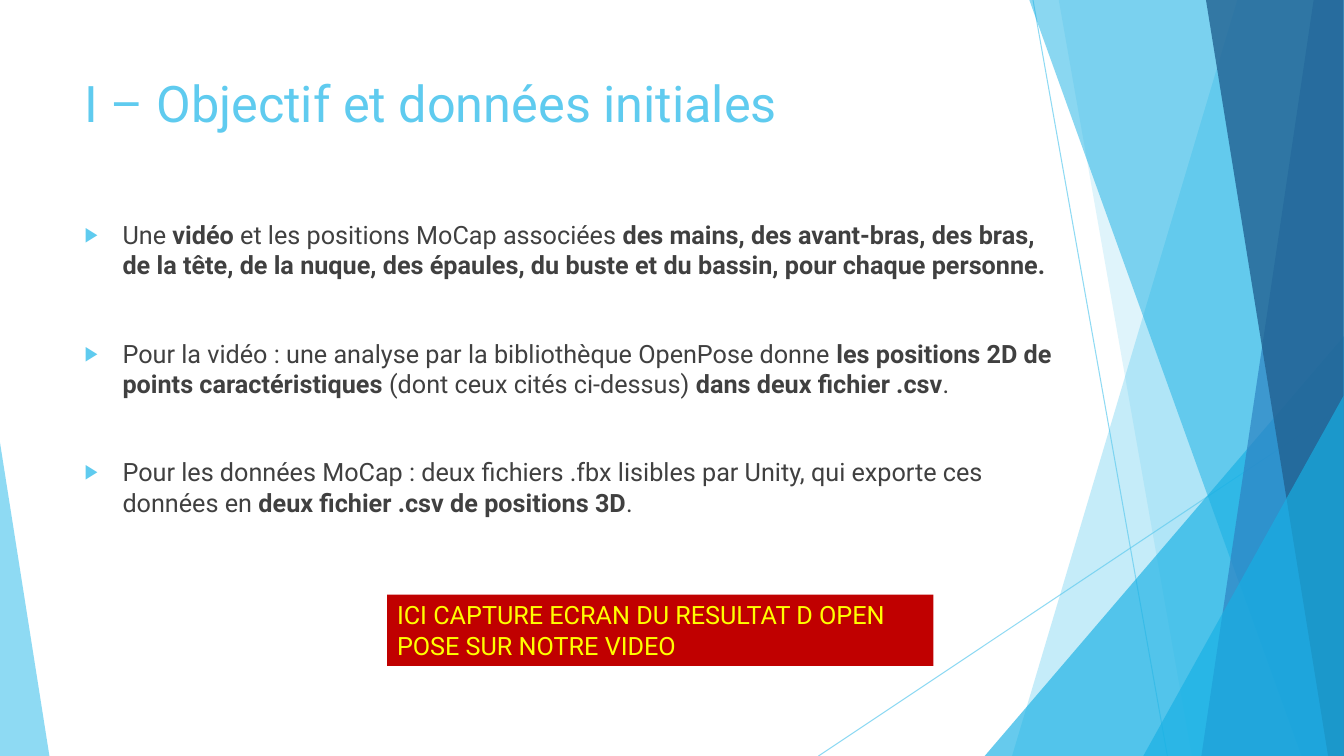
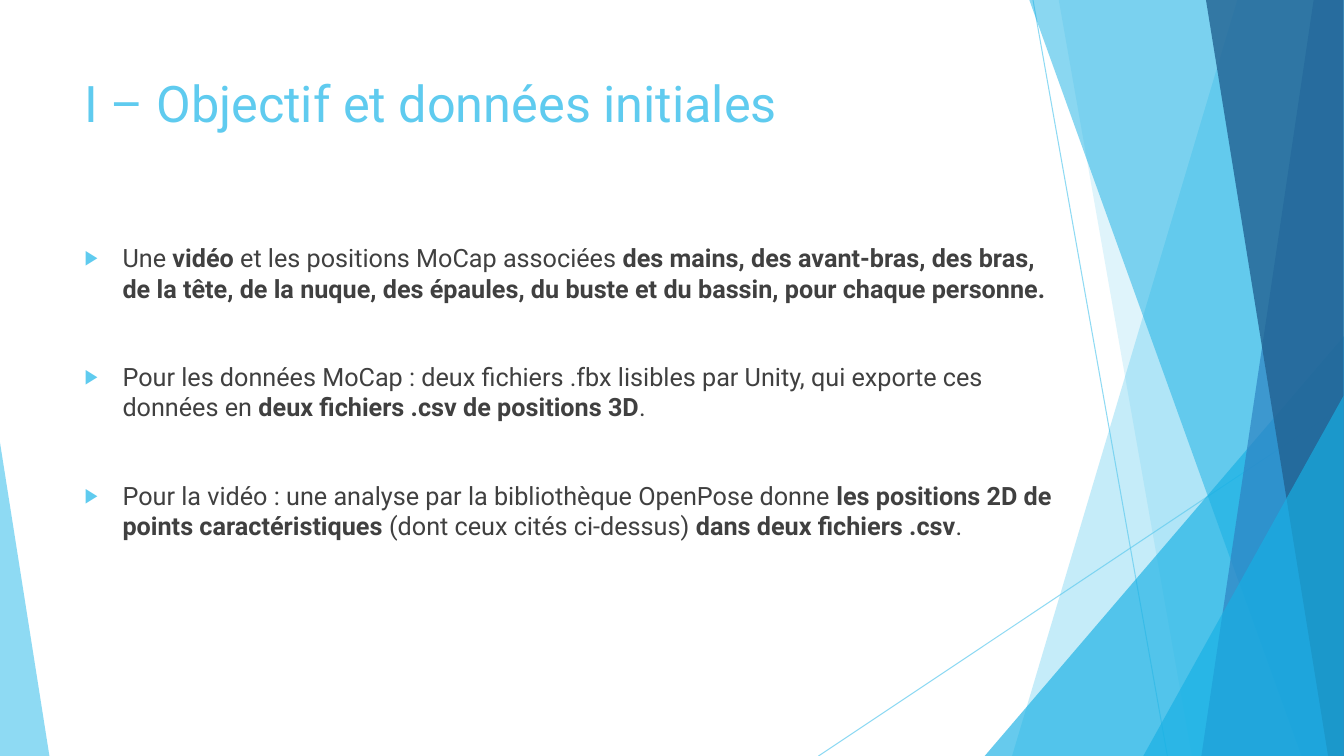
Before and after one commit to marc921/GesteIA, a slide deck: slide 4 of Présentation.pptx. Drawn at 1344x756 pixels with LibreOffice and Linux fonts; fonts in the diff are those of the drawing. Boxes give left, top, right and bottom in pixels: in the first picture for what was removed or moved away, otherwise in the second. Text is boxed around its words. In the diff, an @@ line names an element or a change of style, - is before the commit and + after.

```diff
--- a/Présentation.pptx
+++ b/Présentation.pptx
@@ text "Une vidéo et les positions ...": place and size @@
-text "Une vidéo et les positions ..." at (123, 225, 1052, 517)
+text "Une vidéo et les positions ..." at (123, 248, 1052, 541)
@@ text at (123, 367, 1052, 541): text changed @@
-▶ Pour la vidéo : une analyse par la bibliothèque OpenPose donne les positions 2D de points caractéristiques (dont ceux cités ci-dessus) dans deux fichier .csv.
-▶ Pour les données MoCap : deux fichiers .fbx lisibles par Unity, qui exporte ces données en deux fichier .csv de positions 3D.
+▶ Pour les données MoCap : deux fichiers .fbx lisibles par Unity, qui exporte ces données en deux fichiers .csv de positions 3D.
+▶ Pour la vidéo : une analyse par la bibliothèque OpenPose donne les positions 2D de points caractéristiques (dont ceux cités ci-dessus) dans deux fichiers .csv.
@@ rectangle removed at (387, 595, 934, 666) @@
-ICI CAPTURE ECRAN DU RESULTAT D OPEN POSE SUR NOTRE VIDEO
```
Also in this commit, not shown: 3 other slides changed, 2 slides added.
